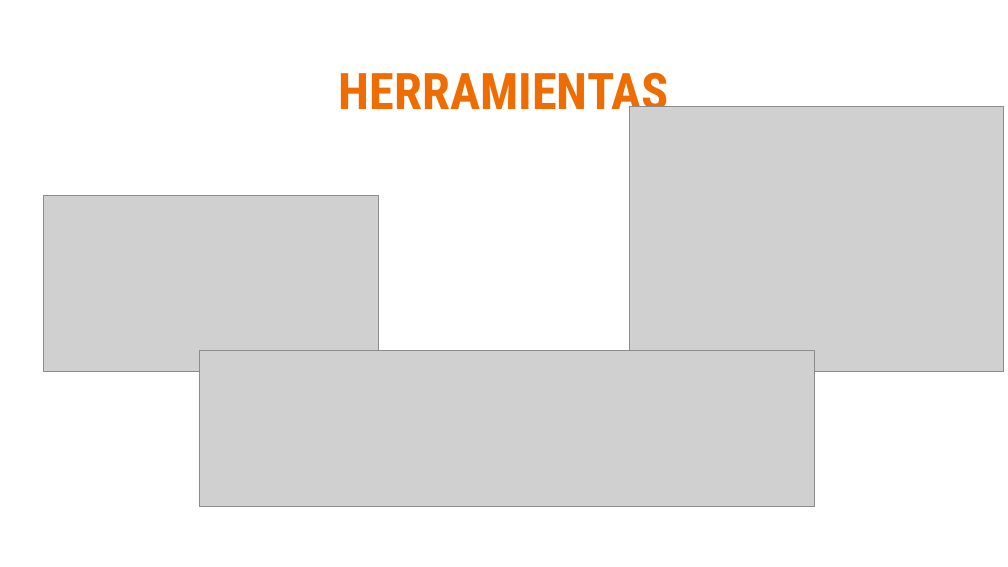
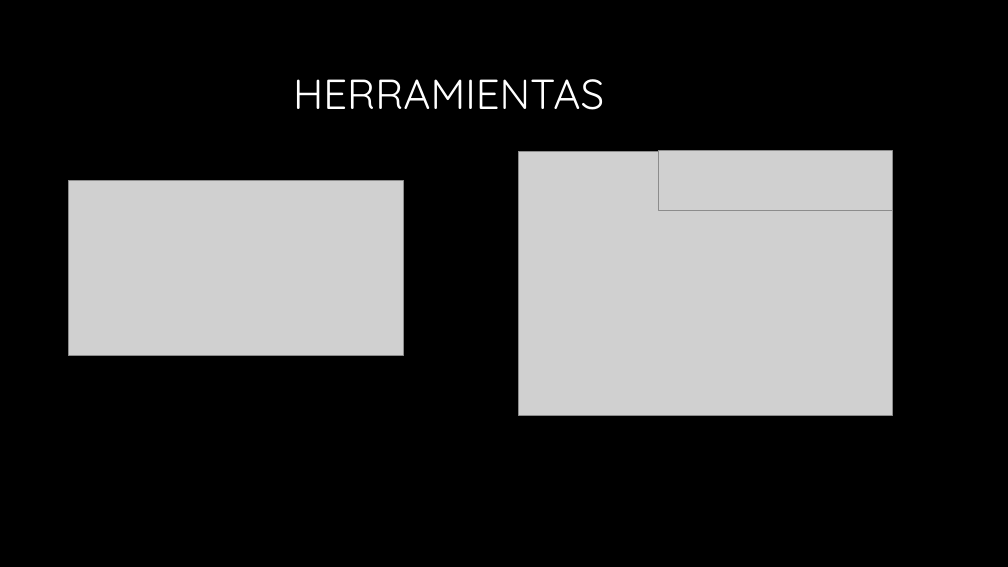
Before and after one commit to Catalfa/Recommandation_system, a slide deck: slide 4 of presentation/presentacion.pptx (slide 5 before the commit). Drawn at 1008x567 pixels with LibreOffice and Linux fonts; fonts in the diff are those of the drawing; grey boxes stand for pictures; background and template pictures are left out. Boxes give left, top, right and bottom in pixels: in the first picture for what was removed or moved away, otherwise in the second. Text is boxed around its words. In the diff, an @@ line names an element or a change of style, - is before the commit and + after.

```diff
--- a/presentation/presentacion.pptx
+++ b/presentation/presentacion.pptx
@@ background #FFFFFF to #000000 @@
@@ title "HERRAMIENTAS": place and size @@
-title "HERRAMIENTAS" at bbox=[339, 72, 669, 121]
+title "HERRAMIENTAS" at bbox=[293, 79, 604, 110]
@@ title "HERRAMIENTAS" at bbox=[293, 79, 604, 110]: size 36 to 30 pt, font Roboto Condensed to Quicksand, text colour #EF6C00 to #FFFFFF, bold off; line spacing 1 to 0.9 @@
@@ picture: place and size @@
-picture at bbox=[629, 107, 1003, 371]
+picture at bbox=[519, 151, 893, 415]
@@ picture: place and size @@
-picture at bbox=[200, 351, 814, 506]
+picture at bbox=[658, 151, 893, 211]
@@ picture: place and size @@
-picture at bbox=[43, 196, 378, 371]
+picture at bbox=[69, 180, 403, 356]
```
Also in this commit, not shown: 13 other slides changed, 1 slide removed, 26 other files.
